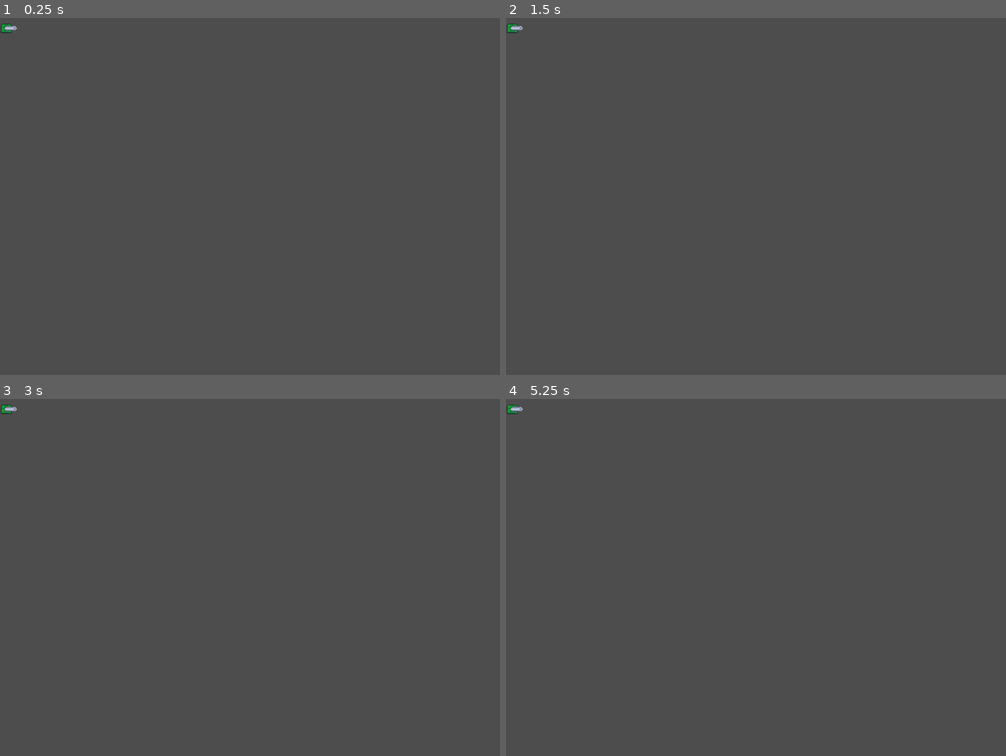
Above: before the commit, frames 1-4 (two rows, left to right).
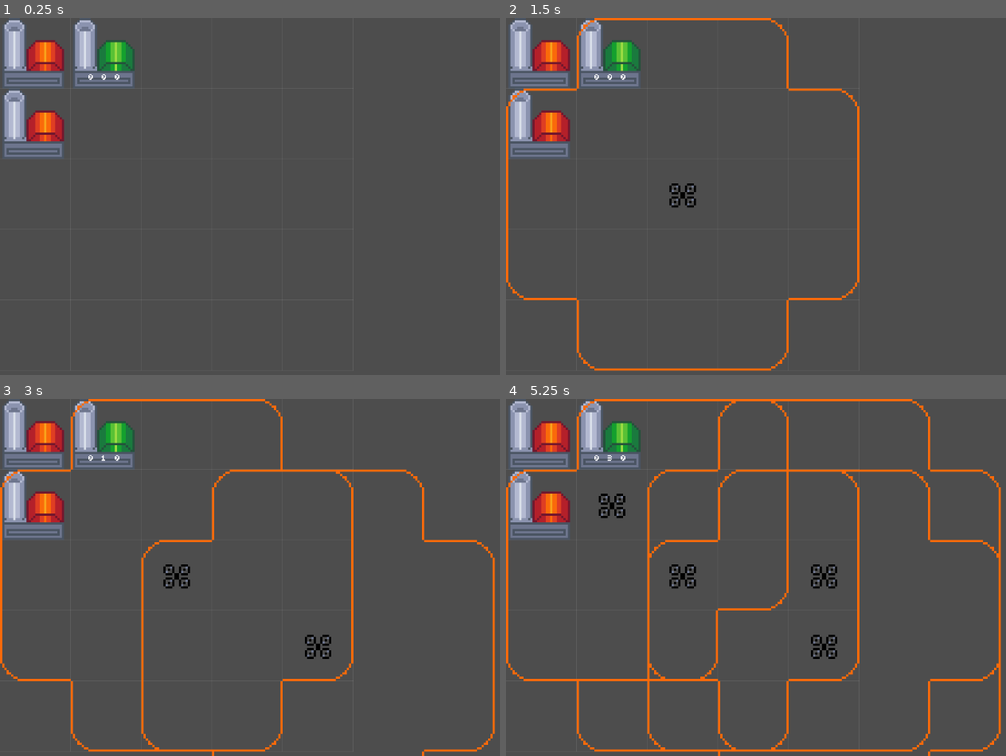
Above: after the commit, the same moments.

Repository: ZimtSnad/nauvis-enjoyers-bit-festival-2025
Game: Godot game, scene res://main.tscn
Same seed, same stepped clock (60 frames per second), same inputs: the game is played once before the commit and once after it. Before the commit the project starts from res://scenes/armatka.tscn.
Inputs (mouse positions are in pixels of both pictures, inside the frame that each line leads up to):
- Up to frame 1 (0.25 s): no input
- Up to frame 2 (1.5 s): tap Enter at 0.5 s; move the mouse to (966, 178) at 0.52 s; click (966, 178) at 0.67 s; tap Space at 1.25 s; move the mouse to (696, 214) at 1.27 s; click (696, 214) at 1.42 s
- Up to frame 3 (3 s): tap Enter at 2 s; move the mouse to (380, 498) at 2.02 s; click (380, 498) at 2.17 s; tap Space at 2.75 s; move the mouse to (285, 648) at 2.77 s; click (285, 648) at 2.92 s
- Up to frame 4 (5.25 s): tap Enter at 3.5 s; move the mouse to (outside the picture) at 3.52 s; click (outside the picture) at 3.67 s; tap Space at 4.25 s; move the mouse to (631, 523) at 4.27 s; click (631, 523) at 4.42 s; move the mouse to (856, 577) at 5.02 s; click (856, 577) at 5.17 s

The runs differ from the first frame. In frame 1, 4.6% of the frame differs, in the area x 0-71%, y 0-80%; in frame 2, 6.7%; in frame 3, 8.3%; in frame 4, 11%, in the area x 0-100%, y 0-100%.
Error before the commit: Parse Error: Class "Ammo_store" hides a global script class. (res://scripts/Ammo_store.gd:2)

Commit message:
Added ammo crate

Diff:
--- a/levels/level1.tscn
+++ b/levels/level1.tscn
@@ -1,10 +1,11 @@
-[gd_scene load_steps=6 format=3 uid="uid://c0fqnnbhs6nil"]
+[gd_scene load_steps=7 format=3 uid="uid://c0fqnnbhs6nil"]
 
 [ext_resource type="PackedScene" uid="uid://c434tec7m0enm" path="res://scenes/generator.tscn" id="1_v8kj3"]
 [ext_resource type="PackedScene" uid="uid://56yqfxdkyu6l" path="res://scenes/2_to_1_crafter.tscn" id="2_crycw"]
 [ext_resource type="Script" uid="uid://deb0ftu6wifoa" path="res://scripts/GridManager.gd" id="3_i2041"]
 [ext_resource type="Script" uid="uid://chytpah4f07qp" path="res://scripts/GridDrawer.gd" id="4_xy4tn"]
 [ext_resource type="Script" uid="uid://g5vwv3yvhb5w" path="res://scripts/BeaconManager.gd" id="5_usj0q"]
+[ext_resource type="PackedScene" uid="uid://nukj5th3ij00" path="res://scenes/armatka.tscn" id="6_pdpul"]
 
 [node name="Node2D" type="Node2D"]
 
@@ -41,3 +42,6 @@
 position = Vector2(256, 256)
 first_generator = NodePath("../Generator")
 second_generator = NodePath("../Generator2")
+
+[node name="Turret" parent="." instance=ExtResource("6_pdpul")]
+position = Vector2(512, 128)
--- a/project.godot
+++ b/project.godot
@@ -11,13 +11,9 @@
 [application]
 
 config/name="nauvis-enjoyers-bit-festival-2025"
-run/main_scene="uid://nukj5th3ij00"
+run/main_scene="uid://6bqxax7ksi6a"
 config/features=PackedStringArray("4.5", "GL Compatibility")
 config/icon="res://icon.svg"
-
-[autoload]
-
-AmmoStore="*res://scripts/Ammo_store.gd"
 
 [global_group]
 
--- /dev/null
+++ b/scenes/ammo_crate.tscn
@@ -0,0 +1,10 @@
+[gd_scene load_steps=2 format=3 uid="uid://coqkswiy4vco4"]
+
+[ext_resource type="Texture2D" uid="uid://cmja4fidlre8l" path="res://assets/sprites/factory3.png" id="1_pdg5y"]
+
+[node name="Ammo crate" type="Node2D"]
+
+[node name="Sprite2D" type="Sprite2D" parent="."]
+position = Vector2(64, 64)
+scale = Vector2(4, 4)
+texture = ExtResource("1_pdg5y")
Not shown, added: scripts/ammo_store.gd.uid
